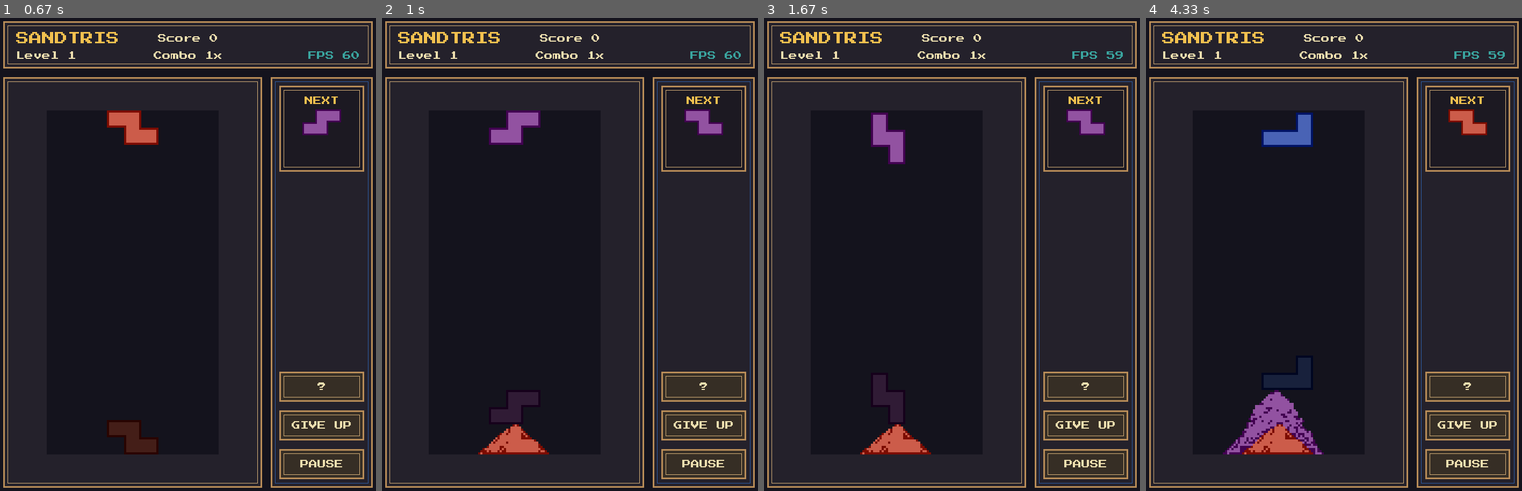
Above: before the commit, frames 1-4 (left to right).
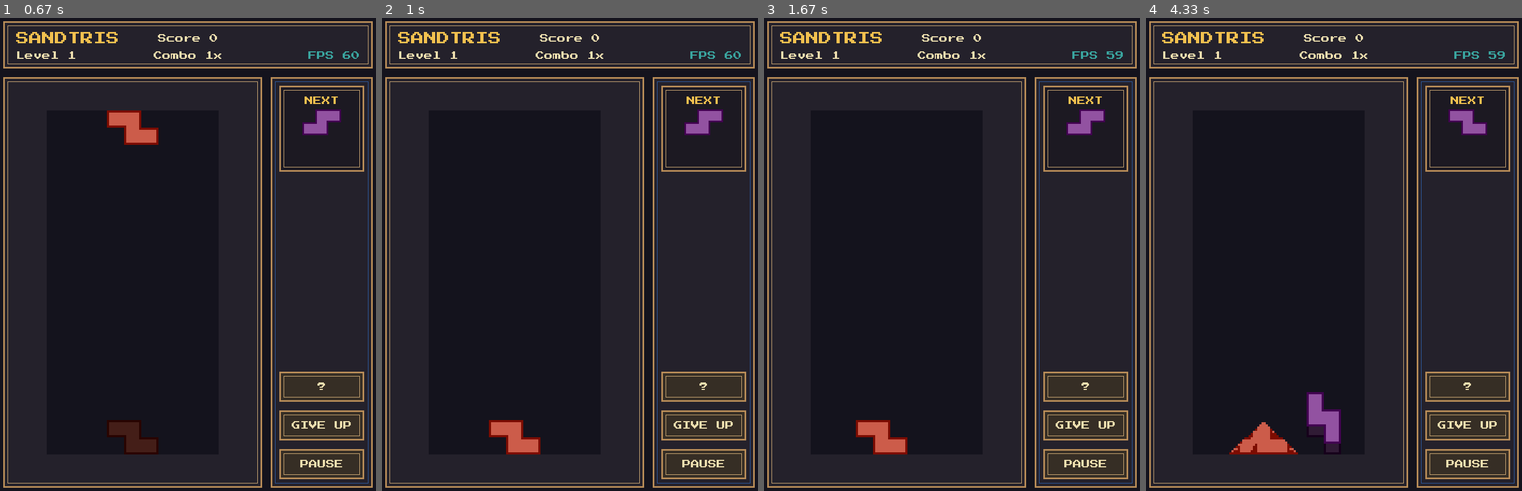
Above: after the commit, the same moments.

Repository: Drewienko/sandtris
Game: pygame game, started from main.py
Two runs of this game, one before a commit and one after it. Both use one fixed random seed, a clock stepped at 60 frames per second and the inputs below.
Inputs:
- Up to frame 1 (0.67 s): tap Enter at 0.33 s
- Up to frame 2 (1 s): tap Enter at 0.67 s
- Up to frame 3 (1.67 s): hold A 1-1.47 s; hold Up 1-1.47 s; tap D at 1.55 s
- Up to frame 4 (4.33 s): tap Space at 1.88 s; tap S at 2.22 s; hold D 2.55-3.02 s; hold Up 2.55-3.02 s; tap Enter at 3.1 s; hold Up 3.43-3.9 s; hold Right from 3.98 s (still down)

Frame 1 is identical in both runs. In frame 2, 2.0% of the frame differs, in the area x 25-91%, y 19-93%; in frame 3, 2.2%; in frame 4, 4.0%, in the area x 20-91%, y 19-93%.

Commit message:
fix: game rules, physics, performance, web controls

Diff:
--- a/sandtris/ai/env.py
+++ b/sandtris/ai/env.py
@@ -21,11 +21,19 @@
         self.config = config or GameConfig()
         self.engine = SandtrisEngine(self.config)
         self._prev_score = 0
+        self._settle_ticks = round(
+            self.config.lock_delay_ms * self.config.fps / 1000
+        )
 
     def reset(self) -> GameObservation:
         self.engine = SandtrisEngine(self.config)
         self._prev_score = 0
         return self._observe()
+
+    def _lock_and_settle(self) -> None:
+        self.engine.lock_piece()
+        for _ in range(self._settle_ticks):
+            self.engine.tick()
 
     def step(self, action: Action) -> tuple[GameObservation, float, bool]:
         if action == Action.MOVE_LEFT:
@@ -35,11 +43,13 @@
         elif action == Action.ROTATE:
             self.engine.rotate_active_piece()
         elif action == Action.SOFT_DROP:
-            self.engine.move_active_piece(0, 1)
+            moved = self.engine.move_active_piece(0, 1)
+            if not moved:
+                self._lock_and_settle()
         elif action == Action.HARD_DROP:
             while self.engine.move_active_piece(0, 1):
                 pass
-            self.engine.lock_piece()
+            self._lock_and_settle()
 
         self.engine.tick()
 
@@ -57,7 +67,7 @@
             piece_shape=piece.name if piece else None,
             piece_x=piece.x if piece else 0,
             piece_y=piece.y if piece else 0,
-            piece_rotation=0,
+            piece_rotation=piece.rotation if piece else 0,
             next_shape=self.engine.next_shape_name,
             score=self.engine.score,
             level=self.engine.level,
--- a/sandtris/core/config.py
+++ b/sandtris/core/config.py
@@ -8,7 +8,9 @@
     fps: int = 60
     headless: bool = False
     fall_delay: int = 30
-    fast_fall_delay: int = 1
+    fast_fall_delay: int = 4
+    lock_delay_ms: float = 400.0
+    diagonal_prob: float = 0.4
     key_left: tuple[int, ...] = (pygame.K_LEFT, pygame.K_a)
     key_right: tuple[int, ...] = (pygame.K_RIGHT, pygame.K_d)
     key_up: tuple[int, ...] = (pygame.K_UP, pygame.K_w)
--- a/sandtris/core/engine.py
+++ b/sandtris/core/engine.py
@@ -12,7 +12,7 @@
 
     def __init__(self, config: GameConfig) -> None:
         self.config = config
-        self.grid = Grid(config.width, config.height)
+        self.grid = Grid(config.width, config.height, config.diagonal_prob)
         self.active_piece: Tetromino | None = None
         self.next_shape_name: str | None = None
         self.next_color_id: int | None = None
@@ -145,13 +145,13 @@
             if self.combo_timer_ms == 0.0:
                 self.combo = 1
 
-        cleared_pixels = self.grid.check_line_clears()
+        cleared_pixels, connections = self.grid.check_line_clears()
         if cleared_pixels > 0:
             self.pixels_cleared += cleared_pixels
-            self.score += cleared_pixels * self.combo
+            self.score += (250 * connections + cleared_pixels) * self.combo
             self.combo = min(10, self.combo + 1)
             self.max_combo = max(self.max_combo, self.combo)
             self.level = (self.score // 2000) + 1
-            self.combo_timer_ms = 3000.0
+            self.combo_timer_ms = max(500.0, 3000.0 / self.level)
             self.flash_cells = self.grid.last_cleared
             self.flash_timer_ms = 280.0
--- a/sandtris/core/grid.py
+++ b/sandtris/core/grid.py
@@ -4,9 +4,10 @@
 
 
 class Grid:
-    def __init__(self, width: int, height: int):
+    def __init__(self, width: int, height: int, diagonal_prob: float = 0.4):
         self.width = width
         self.height = height
+        self.diagonal_prob = diagonal_prob
         self.data = np.zeros((height, width), dtype=np.uint8)
         self.last_cleared: list[tuple[int, int]] = []
 
@@ -22,40 +23,52 @@
             self.data[y, x] = color_id
 
     def update_sand(self) -> None:
+        xs = np.arange(self.width)
         for y in range(self.height - 2, -1, -1):
             row = self.data[y]
             if not row.any():
                 continue
 
             below = self.data[y + 1]
-            xs = np.random.permutation(self.width)
+
+            fall = (row != 0) & (below == 0)
+            below[fall] = row[fall]
+            row[fall] = 0
+
+            remaining = row != 0
+            if not remaining.any():
+                continue
+
             dirs = np.random.randint(0, 2, self.width) * 2 - 1
+            gate = np.random.random(self.width) < self.diagonal_prob
 
-            for i in range(self.width):
-                x = xs[i]
-                color = row[x]
-                if color == 0:
+            for dx in (dirs, -dirs):
+                nx = xs + dx
+                in_bounds = (nx >= 0) & (nx < self.width)
+                nx_safe = np.where(in_bounds, nx, 0)
+                can_move = remaining & gate & in_bounds & (below[nx_safe] == 0)
+                if not can_move.any():
                     continue
-                if below[x] == 0:
-                    below[x] = color
-                    row[x] = 0
-                else:
-                    d = dirs[i]
-                    nx1 = x + d
-                    nx2 = x - d
-                    if 0 <= nx1 < self.width and below[nx1] == 0:
-                        below[nx1] = color
-                        row[x] = 0
-                    elif 0 <= nx2 < self.width and below[nx2] == 0:
-                        below[nx2] = color
-                        row[x] = 0
+                srcs = np.where(can_move)[0]
+                tgts = nx_safe[srcs]
+                perm = np.random.permutation(len(srcs))
+                srcs, tgts = srcs[perm], tgts[perm]
+                _, first = np.unique(tgts, return_index=True)
+                srcs, tgts = srcs[first], tgts[first]
+                below[tgts] = row[srcs]
+                row[srcs] = 0
+                remaining = row != 0
+                if not remaining.any():
+                    break
 
-    def check_line_clears(self) -> int:
+    def check_line_clears(self) -> tuple[int, int]:
+        """Returns (pixels_cleared, connections_cleared)."""
         if not self.data[:, 0].any():
-            return 0
+            return 0, 0
 
         to_clear = set()
         visited = set()
+        connections = 0
 
         for y in range(self.height):
             cell_val = self.data[y, 0]
@@ -91,9 +104,10 @@
 
                 if reaches_right:
                     to_clear.update(component)
+                    connections += 1
 
         self.last_cleared = list(to_clear)
         for nx, ny in to_clear:
             self.data[ny, nx] = 0
 
-        return len(to_clear)
+        return len(to_clear), connections
--- a/sandtris/core/pieces.py
+++ b/sandtris/core/pieces.py
@@ -38,6 +38,7 @@
         self.color = color_id
         self.x = x
         self.y = y
+        self.rotation = 0
 
         self.color_matrix = np.zeros_like(self.shape, dtype=np.uint8)
         dark_color = self.color + 10
@@ -70,6 +71,7 @@
     def rotate(self, times: int = 1) -> None:
         self.shape = np.rot90(self.shape, k=-times)
         self.color_matrix = np.rot90(self.color_matrix, k=-times)
+        self.rotation = (self.rotation + times) % 4
 
     def get_cells(self) -> list[tuple[int, int, int]]:
         cells = []
--- a/sandtris/runners/pygame_runner.py
+++ b/sandtris/runners/pygame_runner.py
@@ -227,6 +227,12 @@
         self.mouse_down = False
         self.piece_drop_accumulator_ms = 0.0
         self.sand_step_accumulator_ms = 0.0
+        self.pending_lock = False
+        self.lock_timer_ms = 0.0
+        self.pending_lock_ai = False
+        self.lock_timer_ai_ms = 0.0
+        self._das_left_ms: float = 0.0
+        self._das_right_ms: float = 0.0
 
     def _initial_window_size(self) -> tuple[int, int]:
         if window:
@@ -249,7 +255,8 @@
         return (self.current_fall_delay / self.config.fps) * 1000.0
 
     def _sand_step_interval_ms(self) -> float:
-        return 1000.0 / self.config.fps
+        sand_fps = min(self.config.fps, 30) if window else self.config.fps
+        return 1000.0 / sand_fps
 
     def handle_events(self) -> None:
         for event in pygame.event.get():
@@ -390,6 +397,10 @@
         self._prev_level = 1
         self.menu_focus = 0
         self._game_over_reloaded = False
+        self.pending_lock = False
+        self.lock_timer_ms = 0.0
+        self._das_left_ms = 0.0
+        self._das_right_ms = 0.0
 
     def _handle_settings_events(self, event: pygame.event.Event) -> None:
         if event.type == pygame.MOUSEBUTTONDOWN and event.button == 1:
@@ -464,6 +475,8 @@
     def _start_vs_game(self) -> None:
         self.ai_engine = SandtrisEngine(self.config)
         self.ai_piece_drop_accumulator_ms = 0.0
+        self.pending_lock_ai = False
+        self.lock_timer_ai_ms = 0.0
         self.vs_result = None
         self.menu_focus = 0
         self._restart_game()
@@ -585,19 +598,35 @@
                 return
 
             if event.key in self.config.key_left:
-                self.engine.move_active_piece(-1, 0)
+                moved = self.engine.move_active_piece(-1, 0)
+                if moved and self.pending_lock:
+                    if self.engine.active_piece and not self.engine._check_collision_at(self.engine.active_piece, 0, 1):
+                        self.pending_lock = False
+                    else:
+                        self.lock_timer_ms = self.config.lock_delay_ms
             elif event.key in self.config.key_right:
-                self.engine.move_active_piece(1, 0)
+                moved = self.engine.move_active_piece(1, 0)
+                if moved and self.pending_lock:
+                    if self.engine.active_piece and not self.engine._check_collision_at(self.engine.active_piece, 0, 1):
+                        self.pending_lock = False
+                    else:
+                        self.lock_timer_ms = self.config.lock_delay_ms
             elif event.key in self.config.key_up:
                 self.engine.rotate_active_piece()
+                if self.pending_lock:
+                    self.lock_timer_ms = self.config.lock_delay_ms
             elif event.key in self.config.key_drop:
                 while self.engine.move_active_piece(0, 1):
                     pass
-                self.engine.lock_piece()
+                self.pending_lock = True
+                self.lock_timer_ms = self.config.lock_delay_ms
                 self.piece_drop_accumulator_ms = 0
+                self.fast_dropping = False
+                self.current_fall_delay = self.config.fall_delay
             elif event.key in self.config.key_down:
-                self.fast_dropping = True
-                self.current_fall_delay = self.config.fast_fall_delay
+                if not self.pending_lock:
+                    self.fast_dropping = True
+                    self.current_fall_delay = self.config.fast_fall_delay
 
         if event.type == pygame.KEYUP:
             if event.key in self.config.key_down:
@@ -879,43 +908,79 @@
                 return
 
             if event.key in self.config.key_left:
-                self.engine.move_active_piece(-1, 0)
+                moved = self.engine.move_active_piece(-1, 0)
+                if moved and self.pending_lock:
+                    if self.engine.active_piece and not self.engine._check_collision_at(self.engine.active_piece, 0, 1):
+                        self.pending_lock = False
+                    else:
+                        self.lock_timer_ms = self.config.lock_delay_ms
             elif event.key in self.config.key_right:
-                self.engine.move_active_piece(1, 0)
+                moved = self.engine.move_active_piece(1, 0)
+                if moved and self.pending_lock:
+                    if self.engine.active_piece and not self.engine._check_collision_at(self.engine.active_piece, 0, 1):
+                        self.pending_lock = False
+                    else:
+                        self.lock_timer_ms = self.config.lock_delay_ms
             elif event.key in self.config.key_up:
                 self.engine.rotate_active_piece()
+                if self.pending_lock:
+                    self.lock_timer_ms = self.config.lock_delay_ms
             elif event.key in self.config.key_drop:
                 while self.engine.move_active_piece(0, 1):
                     pass
-                self.engine.lock_piece()
+                self.pending_lock = True
+                self.lock_timer_ms = self.config.lock_delay_ms
                 self.piece_drop_accumulator_ms = 0
+                self.fast_dropping = False
+                self.current_fall_delay = self.config.fall_delay
             elif event.key in self.config.key_down:
-                self.fast_dropping = True
-                self.current_fall_delay = self.config.fast_fall_delay
+                if not self.pending_lock:
+                    self.fast_dropping = True
+                    self.current_fall_delay = self.config.fast_fall_delay
 
     def _update_vs(self, dt_ms: float) -> None:
         if self.vs_result is not None or self.ai_engine is None or self.paused:
             return
 
         if not self.engine.game_over:
-            self.piece_drop_accumulator_ms += dt_ms
-            interval = self._piece_drop_interval_ms()
-            while self.piece_drop_accumulator_ms >= interval:
-                self.piece_drop_accumulator_ms -= interval
-                if self.engine.active_piece:
-                    if not self.engine.move_active_piece(0, 1):
-                        self.engine.lock_piece()
-                        self.fast_dropping = False
-                        self.current_fall_delay = self.config.fall_delay
+            if self.pending_lock:
+                self.lock_timer_ms -= dt_ms
+                if self.lock_timer_ms <= 0:
+                    self.pending_lock = False
+                    self.engine.lock_piece()
+                    self.fast_dropping = False
+                    self.current_fall_delay = self.config.fall_delay
+                    self.piece_drop_accumulator_ms = 0.0
+            else:
+                self.piece_drop_accumulator_ms += dt_ms
+                interval = self._piece_drop_interval_ms()
+                while self.piece_drop_accumulator_ms >= interval:
+                    self.piece_drop_accumulator_ms -= interval
+                    if self.engine.active_piece:
+                        if not self.engine.move_active_piece(0, 1):
+                            self.pending_lock = True
+                            self.lock_timer_ms = self.config.lock_delay_ms
+                            self.fast_dropping = False
+                            self.current_fall_delay = self.config.fall_delay
+                            break
 
         if not self.ai_engine.game_over:
-            self.ai_piece_drop_accumulator_ms += dt_ms
-            ai_interval = (self.config.fall_delay / self.config.fps) * 1000.0
-            while self.ai_piece_drop_accumulator_ms >= ai_interval:
-                self.ai_piece_drop_accumulator_ms -= ai_interval
-                if self.ai_engine.active_piece:
-                    if not self.ai_engine.move_active_piece(0, 1):
-                        self.ai_engine.lock_piece()
+            if self.pending_lock_ai:
+                self.lock_timer_ai_ms -= dt_ms
+                if self.lock_timer_ai_ms <= 0:
+                    self.pending_lock_ai = False
+                    self.ai_engine.lock_piece()
+                    self.ai_piece_drop_accumulator_ms = 0.0
+            else:
+                self.ai_piece_drop_accumulator_ms += dt_ms
+                ai_interval = (self.config.fall_delay / self.config.fps) * 1000.0
+                while self.ai_piece_drop_accumulator_ms >= ai_interval:
+                    self.ai_piece_drop_accumulator_ms -= ai_interval
+                    if self.ai_engine.active_piece:
+                        if not self.ai_engine.move_active_piece(0, 1):
+                            self.pending_lock_ai = True
+                            self.lock_timer_ai_ms = self.config.lock_delay_ms
+                            break
 
         sand_interval = self._sand_step_interval_ms()
         self.sand_step_accumulator_ms = min(
@@ -939,6 +1004,44 @@
                 self.vs_result = "YOU WIN!"
             self.menu_focus = 0
 
+    _DAS_DELAY_MS = 150.0
+    _DAS_REPEAT_MS = 50.0
+
+    def _update_das(self, dt_ms: float) -> None:
+        keys = pygame.key.get_pressed()
+        left = any(keys[k] for k in self.config.key_left)
+        right = any(keys[k] for k in self.config.key_right)
+
+        if left:
+            self._das_left_ms += dt_ms
+            if self._das_left_ms >= self._DAS_DELAY_MS:
+                reps = int((self._das_left_ms - self._DAS_DELAY_MS) / self._DAS_REPEAT_MS)
+                prev = int((self._das_left_ms - dt_ms - self._DAS_DELAY_MS) / self._DAS_REPEAT_MS) if self._das_left_ms - dt_ms >= self._DAS_DELAY_MS else -1
+                if reps > prev:
+                    moved = self.engine.move_active_piece(-1, 0)
+                    if moved and self.pending_lock:
+                        if self.engine.active_piece and not self.engine._check_collision_at(self.engine.active_piece, 0, 1):
+                            self.pending_lock = False
+                        else:
+                            self.lock_timer_ms = self.config.lock_delay_ms
+        else:
+            self._das_left_ms = 0.0
+
+        if right:
+            self._das_right_ms += dt_ms
+            if self._das_right_ms >= self._DAS_DELAY_MS:
+                reps = int((self._das_right_ms - self._DAS_DELAY_MS) / self._DAS_REPEAT_MS)
+                prev = int((self._das_right_ms - dt_ms - self._DAS_DELAY_MS) / self._DAS_REPEAT_MS) if self._das_right_ms - dt_ms >= self._DAS_DELAY_MS else -1
+                if reps > prev:
+                    moved = self.engine.move_active_piece(1, 0)
+                    if moved and self.pending_lock:
+                        if self.engine.active_piece and not self.engine._check_collision_at(self.engine.active_piece, 0, 1):
+                            self.pending_lock = False
+                        else:
+                            self.lock_timer_ms = self.config.lock_delay_ms
+        else:
+            self._das_right_ms = 0.0
+
     def update(self, dt_ms: float) -> None:
         if self.state == GameState.PLAYER_VS_AI:
             self._update_vs(dt_ms)
@@ -951,15 +1054,29 @@
             return
 
         if not self.engine.game_over:
-            self.piece_drop_accumulator_ms += dt_ms
-            piece_drop_interval_ms = self._piece_drop_interval_ms()
-            while self.piece_drop_accumulator_ms >= piece_drop_interval_ms:
-                self.piece_drop_accumulator_ms -= piece_drop_interval_ms
-                if self.engine.active_piece:
-                    if not self.engine.move_active_piece(0, 1):
-                        self.engine.lock_piece()
-                        self.fast_dropping = False
-                        self.current_fall_delay = self.config.fall_delay
+            if self.pending_lock:
+                self.lock_timer_ms -= dt_ms
+                if self.lock_timer_ms <= 0:
+                    self.pending_lock = False
+                    self.engine.lock_piece()
+                    self.fast_dropping = False
+                    self.current_fall_delay = self.config.fall_delay
+                    self.piece_drop_accumulator_ms = 0.0
+            else:
+                self.piece_drop_accumulator_ms += dt_ms
+                piece_drop_interval_ms = self._piece_drop_interval_ms()
+                while self.piece_drop_accumulator_ms >= piece_drop_interval_ms:
+                    self.piece_drop_accumulator_ms -= piece_drop_interval_ms
+                    if self.engine.active_piece:
+                        if not self.engine.move_active_piece(0, 1):
+                            self.pending_lock = True
+                            self.lock_timer_ms = self.config.lock_delay_ms
+                            self.fast_dropping = False
+                            self.current_fall_delay = self.config.fall_delay
+                            break
+
+        if not self.engine.game_over and not self.paused:
+            self._update_das(dt_ms)
 
         if self.engine.game_over and not self._game_over_reloaded:
             self._game_over_reloaded = True
--- a/tests/core/test_engine.py
+++ b/tests/core/test_engine.py
@@ -21,9 +21,10 @@
 
     engine.tick()
 
-    assert engine.score == engine.grid.width
+    # score = (250 base + pixels) * combo(1) = 250 + grid.width
+    assert engine.score == 250 + engine.grid.width
     assert engine.combo == 2
-    assert engine.combo_timer_ms == 3000.0
+    assert engine.combo_timer_ms == max(500.0, 3000.0 / engine.level)
 
 
 def test_tick_resets_combo_when_timer_expires() -> None:
--- a/tests/core/test_grid.py
+++ b/tests/core/test_grid.py
@@ -44,17 +44,77 @@
     assert grid.data[4, 2] == 3
 
 
+def test_update_sand_reaches_bottom_eventually() -> None:
+    grid = Grid(5, 10)
+    grid.add_sand(2, 0, 3)
+    for _ in range(10):
+        grid.update_sand()
+    assert grid.data[9, 2] == 3
+
+
+def test_update_sand_conserves_count() -> None:
+    grid = Grid(10, 10, diagonal_prob=1.0)
+    for x in range(5):
+        grid.add_sand(x, 0, 2)
+    initial = int((grid.data != 0).sum())
+    for _ in range(20):
+        grid.update_sand()
+    assert int((grid.data != 0).sum()) == initial
+
+
+def test_update_sand_blocked_below_falls_diagonal() -> None:
+    grid = Grid(5, 5, diagonal_prob=1.0)
+    grid.add_sand(2, 3, 5)
+    grid.add_sand(2, 4, 1)
+    grid.update_sand()
+    assert grid.data[3, 2] == 0
+    assert grid.data[4, 1] == 5 or grid.data[4, 3] == 5
+
+
+def test_update_sand_stays_within_bounds() -> None:
+    grid = Grid(5, 5, diagonal_prob=1.0)
+    grid.add_sand(0, 3, 2)
+    grid.add_sand(4, 3, 2)
+    for _ in range(5):
+        grid.update_sand()
+    assert grid.data.max() <= 7
+    assert grid.data.shape == (5, 5)
+
+
+def test_update_sand_fully_blocked_stays_put() -> None:
+    grid = Grid(5, 5, diagonal_prob=0.0)
+    grid.add_sand(2, 3, 3)
+    grid.add_sand(2, 4, 1)
+    grid.add_sand(1, 4, 1)
+    grid.add_sand(3, 4, 1)
+    grid.update_sand()
+    assert grid.data[3, 2] == 3
+
+
+def test_update_sand_low_diagonal_prob_piles_steeper() -> None:
+    grid = Grid(10, 10, diagonal_prob=0.0)
+    for y in range(5):
+        grid.add_sand(5, y, 2)
+    for _ in range(10):
+        grid.update_sand()
+    assert int((grid.data[:, 5] != 0).sum()) == 5
+    assert int((grid.data != 0).sum()) == 5
+
+
 def test_check_line_clears_empty_grid_returns_zero() -> None:
     grid = Grid(5, 5)
-    assert grid.check_line_clears() == 0
+    pixels, connections = grid.check_line_clears()
+    assert pixels == 0
+    assert connections == 0
 
 
 def test_check_line_clears_partial_row_not_cleared() -> None:
     grid = Grid(5, 5)
     for x in range(4):
         grid.add_sand(x, 3, 2)
-    cleared = grid.check_line_clears()
-    assert cleared == 0
+    pixels, connections = grid.check_line_clears()
+    assert pixels == 0
+    assert connections == 0
     assert grid.data[3, :4].sum() != 0
 
 
@@ -64,8 +124,9 @@
         grid.add_sand(x, 2, 1)
     for x in range(3, 6):
         grid.add_sand(x, 2, 2)
-    cleared = grid.check_line_clears()
-    assert cleared == 0
+    pixels, connections = grid.check_line_clears()
+    assert pixels == 0
+    assert connections == 0
 
 
 def test_line_clear_removes_connected_component_touching_both_walls() -> None:
@@ -78,9 +139,10 @@
     grid.add_sand(0, 4, 3)
     grid.add_sand(1, 4, 3)
 
-    cleared = grid.check_line_clears()
+    pixels, connections = grid.check_line_clears()
 
-    assert cleared == 5
+    assert pixels == 5
+    assert connections == 1
     assert grid.data[2, :].sum() == 0
     assert grid.data[4, 0] == 3
     assert grid.data[4, 1] == 3
@@ -93,7 +155,8 @@
     for x, y in diagonal:
         grid.add_sand(x, y, 4)
 
-    cleared = grid.check_line_clears()
+    pixels, connections = grid.check_line_clears()
 
-    assert cleared == 5
+    assert pixels == 5
+    assert connections == 1
     assert grid.data.sum() == 0
